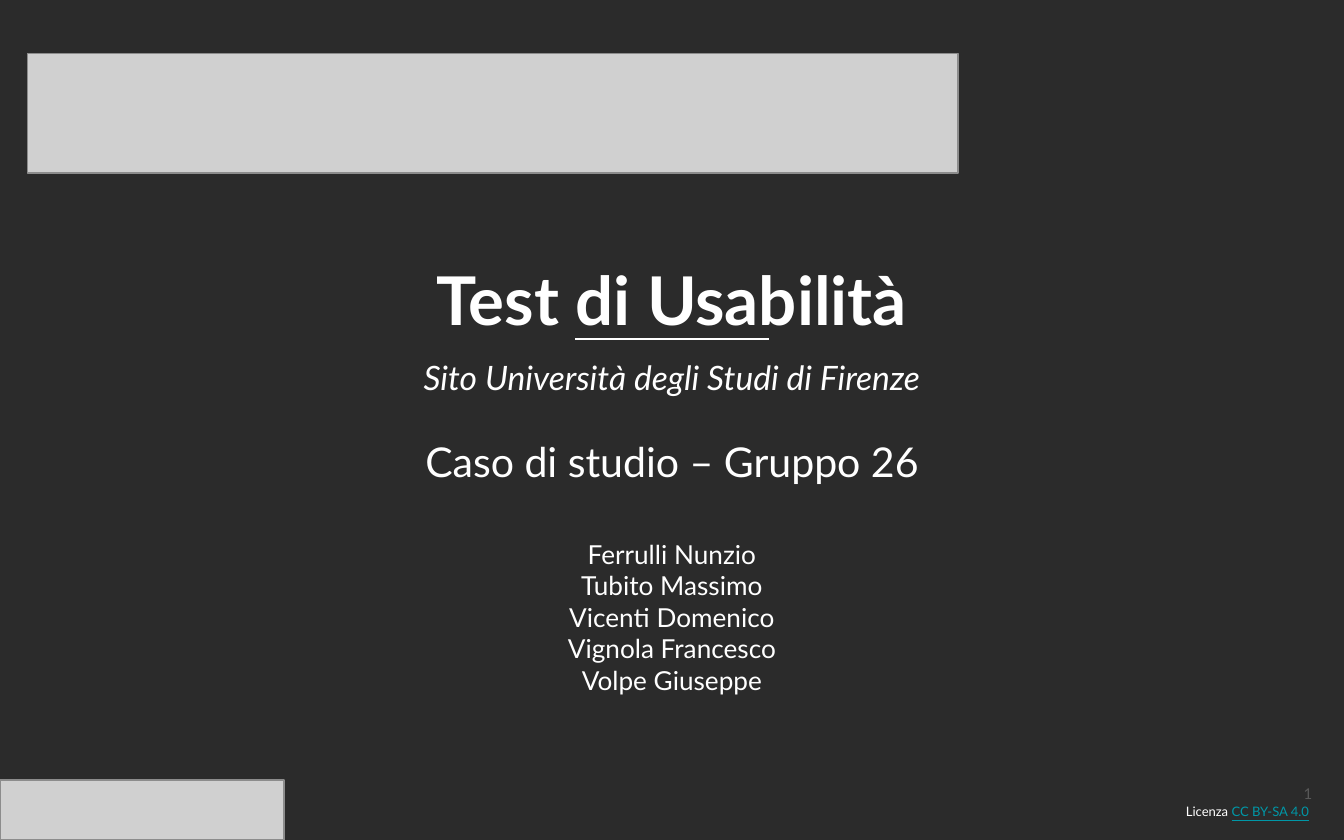
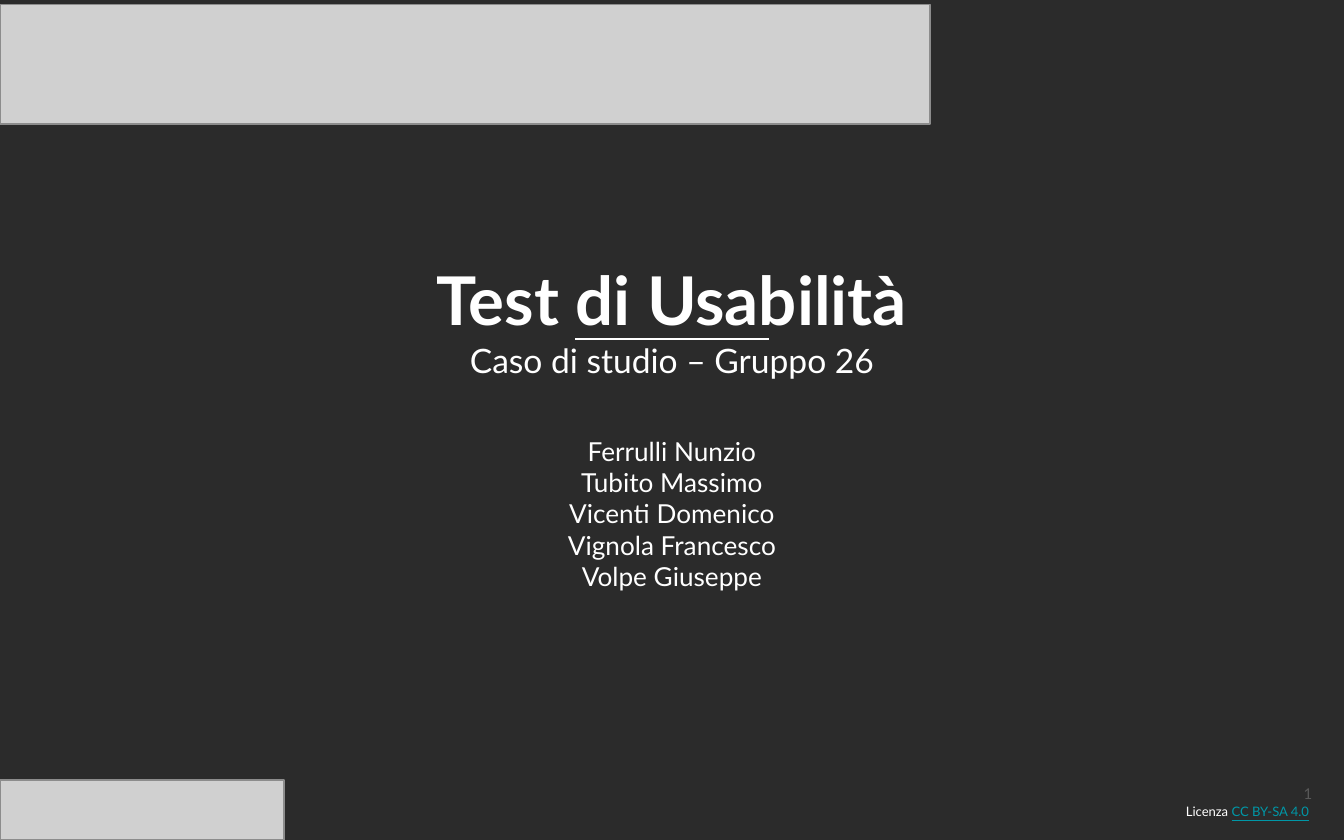
Before and after one commit to GiuVol/Progetto-IUM-21-22, a slide deck: slide 1 of Report dei risultati.pptx. Drawn at 1344x840 pixels with LibreOffice and Linux fonts; fonts in the diff are those of the drawing; grey boxes stand for pictures; background and template pictures are left out; a plain dark background stands for a picture behind light text. Boxes give left, top, right and bottom in pixels: in the first picture for what was removed or moved away, otherwise in the second. Text is boxed around its words. In the diff, an @@ line names an element or a change of style, - is before the commit and + after.

```diff
--- a/Report dei risultati.pptx
+++ b/Report dei risultati.pptx
@@ picture: place and size @@
-picture at box(28, 54, 958, 173)
+picture at box(0, 5, 930, 125)
@@ text "Caso di studio – Gruppo ...": place and size @@
-text "Caso di studio – Gruppo ..." at box(425, 446, 919, 484)
+text "Caso di studio – Gruppo ..." at box(470, 348, 874, 379)
@@ text "Caso di studio – Gruppo ..." at box(470, 348, 874, 379): size 22 to 18 pt @@
@@ text removed at box(424, 365, 920, 396) @@
-Sito Università degli Studi di Firenze
@@ text "Ferrulli Nunzio": place and size @@
-text "Ferrulli Nunzio" at box(568, 544, 776, 694)
+text "Ferrulli Nunzio" at box(568, 441, 776, 591)
```
Also in this commit, not shown: 7 other slides changed, 4 slides added, 3 slides removed.
